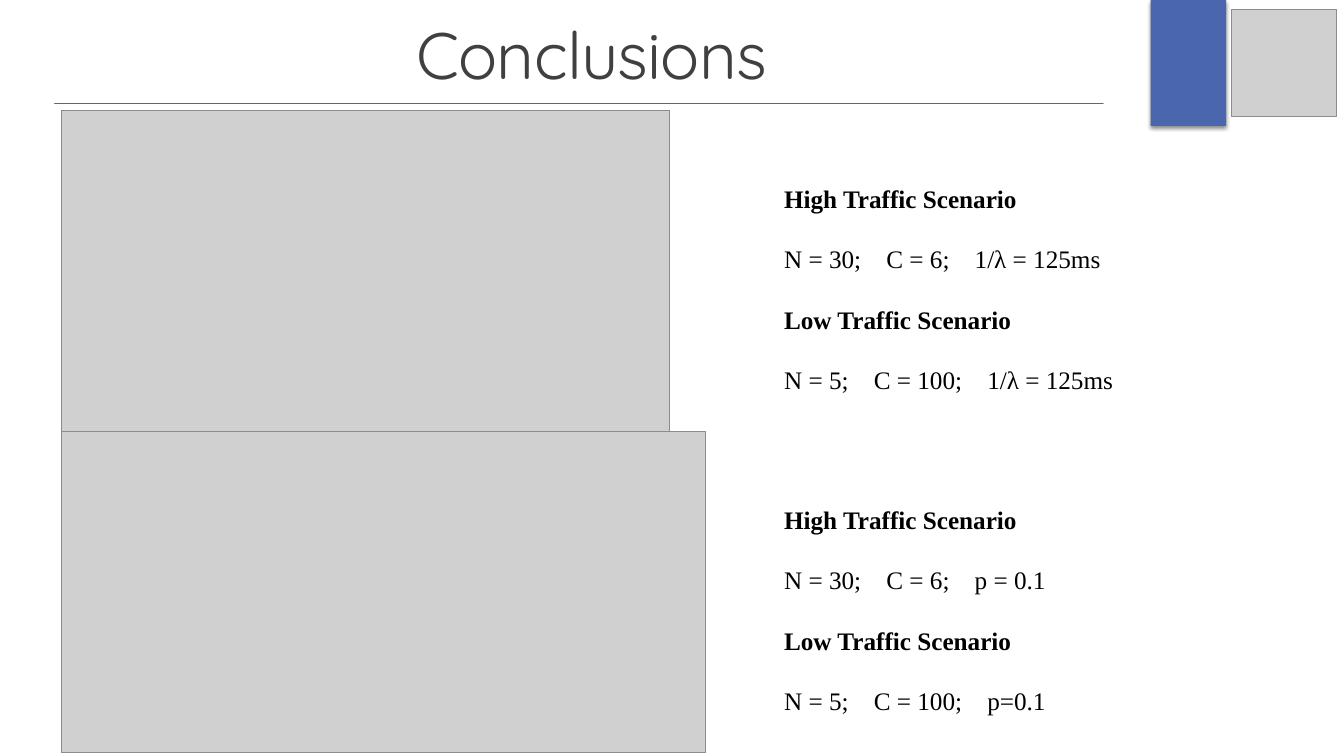
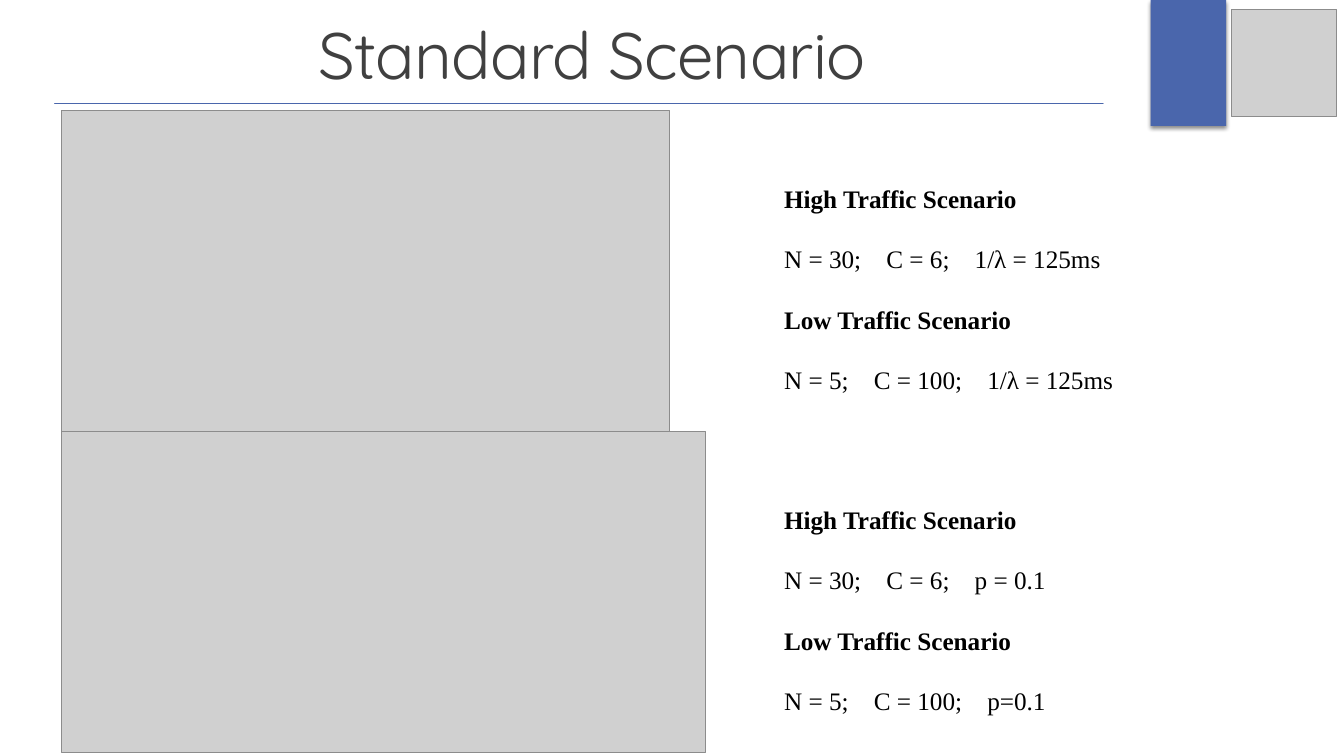
Before and after one commit to gerti98/PerformanceEvaluationGroupProject, a slide deck: slide 15 of Project Presentation/ProjectPresentation.pptx (slide 10 before the commit). Drawn at 1344x756 pixels with LibreOffice and Linux fonts; fonts in the diff are those of the drawing; grey boxes stand for pictures. Boxes give left, top, right and bottom in pixels: in the first picture for what was removed or moved away, otherwise in the second. Text is boxed around its words. In the diff, an @@ line names an element or a change of style, - is before the commit and + after.

Commit message:
Doc updated: other conclusions added. Presentation updated.

```diff
--- a/Project Presentation/ProjectPresentation.pptx
+++ b/Project Presentation/ProjectPresentation.pptx
@@ text at (318, 30, 866, 80): text changed @@
-Conclusions
+Standard Scenario
```
Also in this commit, not shown: 4 other slides changed, 10 slides added, 2 slides removed, 15 other files.
